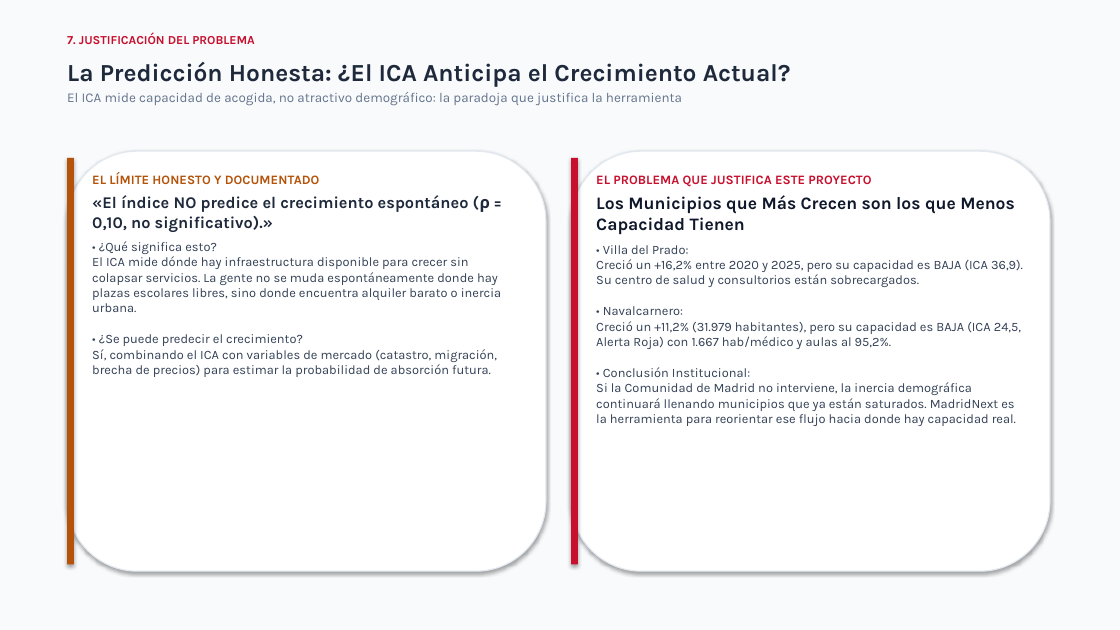
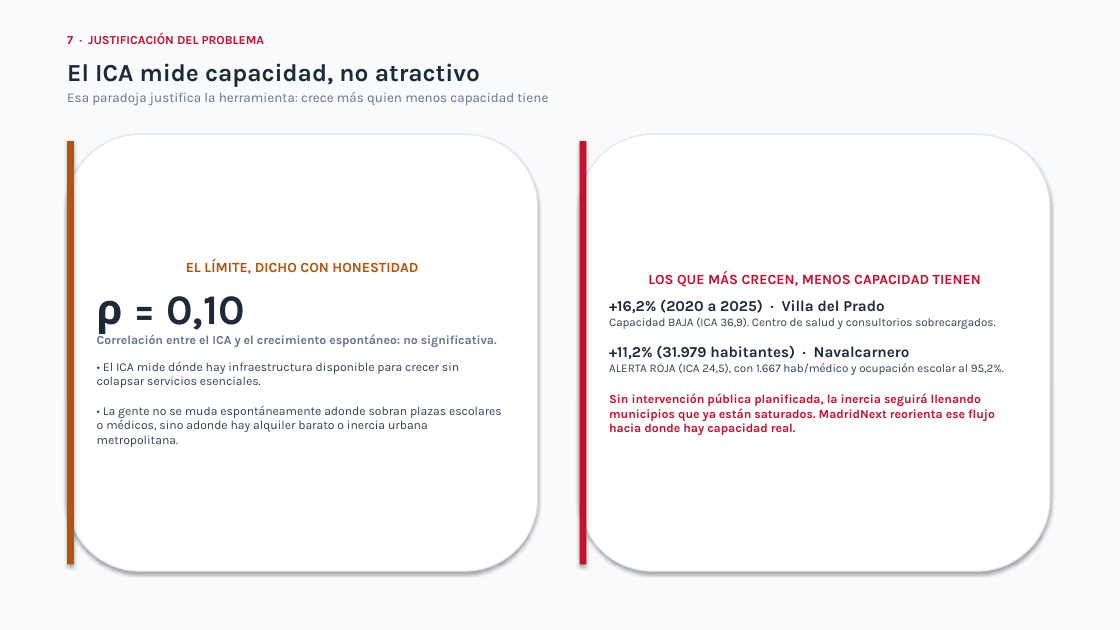
Before and after one commit to AlejandroCuntin/DatathonLodCoreMadrid, a slide deck: slide 8 of presentacion_datathon_10min.pptx. Drawn at 1120x630 pixels with LibreOffice and Linux fonts; fonts in the diff are those of the drawing. Boxes give left, top, right and bottom in pixels: in the first picture for what was removed or moved away, otherwise in the second. Text is boxed around its words. In the diff, an @@ line names an element or a change of style, - is before the commit and + after.

```diff
--- a/presentacion_datathon_10min.pptx
+++ b/presentacion_datathon_10min.pptx
@@ text at [67, 33, 265, 44]: text changed @@
-7. JUSTIFICACIÓN DEL PROBLEMA
+7 · JUSTIFICACIÓN DEL PROBLEMA
@@ text at [67, 63, 548, 105]: text changed @@
-La Predicción Honesta: ¿El ICA Anticipa el Crecimiento Actual?
-El ICA mide capacidad de acogida, no atractivo demográfico: la paradoja que justifica la herramienta
+El ICA mide capacidad, no atractivo
+Esa paradoja justifica la herramienta: crece más quien menos capacidad tiene
@@ rectangle: place and size @@
-rectangle at [67, 158, 74, 565]
+rectangle at [67, 141, 74, 565]
@@ rounded rectangle "EL LÍMITE, DICHO CON HONESTIDAD": place and size @@
-rounded rectangle "EL LÍMITE, DICHO CON HONESTIDAD" at [67, 151, 546, 571]
+rounded rectangle "EL LÍMITE, DICHO CON HONESTIDAD" at [67, 134, 538, 571]
@@ rectangle: place and size @@
-rectangle at [571, 158, 578, 565]
+rectangle at [580, 141, 586, 565]
@@ rounded rectangle "LOS QUE MÁS CRECEN, MENOS ...": place and size @@
-rounded rectangle "LOS QUE MÁS CRECEN, MENOS ..." at [596, 175, 1023, 426]
+rounded rectangle "LOS QUE MÁS CRECEN, MENOS ..." at [580, 134, 1050, 571]
@@ rounded rectangle "LOS QUE MÁS CRECEN, MENOS ..." at [580, 134, 1050, 571]: vertical alignment top to middle; fill none to #FFFFFF; outline none to #E2E8F0 1 pt; shadow on @@
@@ text removed at [92, 173, 501, 377] @@
-EL LÍMITE HONESTO Y DOCUMENTADO
-«El índice NO predice el crecimiento espontáneo (ρ = 0,10, no significativo).»
-• ¿Qué significa esto?
-El ICA mide dónde hay infraestructura disponible para crecer sin colapsar servicios. La gente no se muda espontáneamente donde hay plazas escolares libres, sino donde encuentra alquiler barato o inercia urbana.
-• ¿Se puede predecir el crecimiento?
-Sí, combinando el ICA con variables de mercado (catastro, migración, brecha de precios) para estimar la probabilidad de absorción futura.
@@ rounded rectangle removed at [571, 151, 1050, 571] @@
@@ text in rounded rectangle at [97, 259, 502, 447]: text added @@
+EL LÍMITE, DICHO CON HONESTIDAD
+ρ = 0,10
+Correlación entre el ICA y el crecimiento espontáneo: no significativa.
+• El ICA mide dónde hay infraestructura disponible para crecer sin colapsar servicios esenciales.
+• La gente no se muda espontáneamente adonde sobran plazas escolares o médicos, sino adonde hay alquiler barato o inercia urbana metropolitana.
@@ text in rounded rectangle at [609, 271, 1004, 435]: text changed; size 11 to 10.5 pt; text colour #334155 to #C8102E; bold on @@
-EL PROBLEMA QUE JUSTIFICA ESTE PROYECTO
-Los Municipios que Más Crecen son los que Menos Capacidad Tienen
-• Villa del Prado:
-Creció un +16,2% entre 2020 y 2025, pero su capacidad es BAJA (ICA 36,9). Su centro de salud y consultorios están sobrecargados.
-• Navalcarnero:
-Creció un +11,2% (31.979 habitantes), pero su capacidad es BAJA (ICA 24,5, Alerta Roja) con 1.667 hab/médico y aulas al 95,2%.
-• Conclusión Institucional:
-Si la Comunidad de Madrid no interviene, la inercia demográfica continuará llenando municipios que ya están saturados. MadridNext es la herramienta para reorientar ese flujo hacia donde hay capacidad real.
+LOS QUE MÁS CRECEN, MENOS CAPACIDAD TIENEN
++16,2% (2020 a 2025) · Villa del Prado
+Capacidad BAJA (ICA 36,9). Centro de salud y consultorios sobrecargados.
++11,2% (31.979 habitantes) · Navalcarnero
+ALERTA ROJA (ICA 24,5), con 1.667 hab/médico y ocupación escolar al 95,2%.
+Sin intervención pública planificada, la inercia seguirá llenando municipios que ya están saturados. MadridNext reorienta ese flujo hacia donde hay capacidad real.
```
Also in this commit, not shown: 13 other slides changed, 4 other files.
